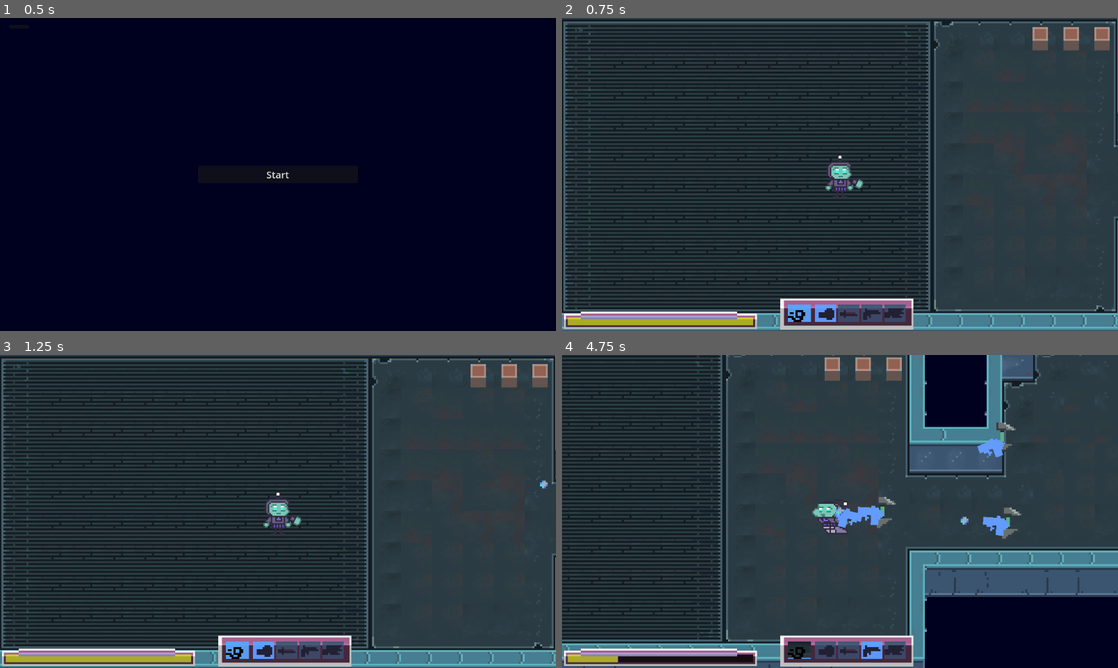
Above: before the commit, frames 1-4 (two rows, left to right).
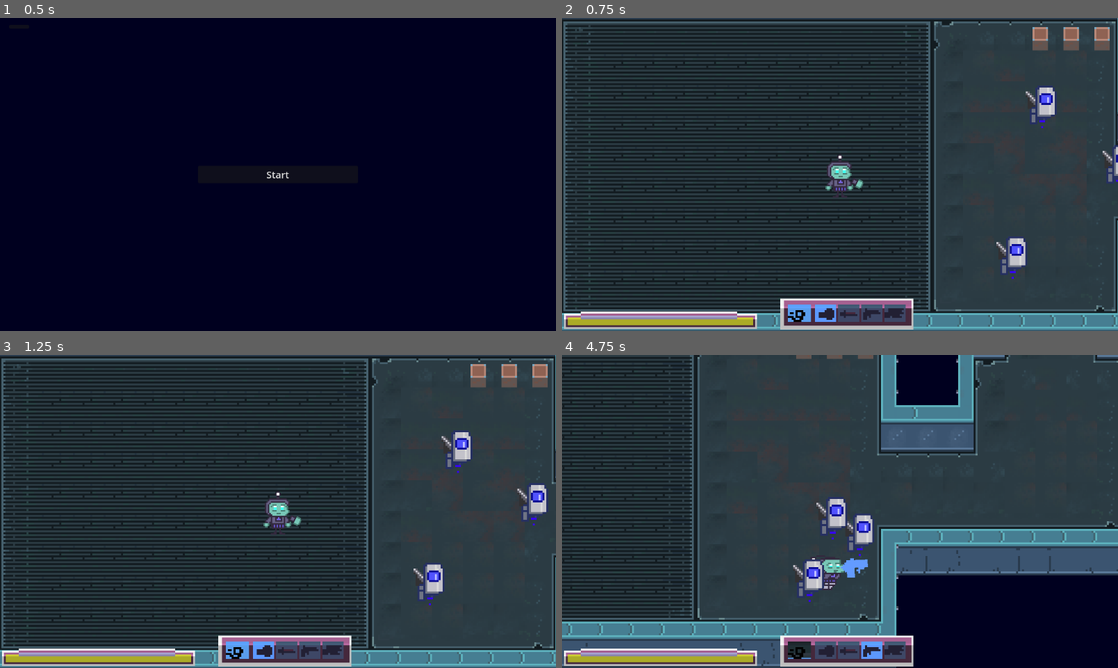
Above: after the commit, the same moments.

Repository: lowmoya/NexusEscape
Game: Godot game, scene res://mainmenu.tscn
The game is run twice, just before and just after one commit, with the same random seed, the same clock (stepped at 60 frames per second) and the same inputs.
Inputs (mouse positions are in pixels of both pictures, inside the frame that each line leads up to):
- Up to frame 1 (0.5 s): no input
- Up to frame 2 (0.75 s): click "Start" at 0.5 s
- Up to frame 3 (1.25 s): no input
- Up to frame 4 (4.75 s): move the mouse to (962, 495) at 1.27 s; hold D (move_right) 1.28-2.03 s; tap Space (dash) at 1.35, 2.3, 2.85, 3.8, 4.55 s; move the mouse to (728, 527) at 2.02 s; hold S (move_down) 2.03-2.78 s; click (728, 527) at 2.1 s; move the mouse to (895, 442) at 2.77 s; hold D (move_right) 2.78-3.53 s; move the mouse to (812, 574) at 3.52 s; hold W (move_up) 3.53-4.28 s; tap 4 (select_four) at 3.6 s; move the mouse to (1006, 558) at 4.27 s; hold A (move_left) from 4.28 s (still down); tap Mouse wheel down (select_left) at 4.35 s

Frame 1 is identical in both runs. In frame 2, 1.2% of the frame differs, in the area x 78-100%, y 21-84%; in frame 3, 1.5%; in frame 4, 43%, in the area x 0-100%, y 0-100%.

Commit message:
Basics of sword enemy

Diff:
--- /dev/null
+++ b/Entities/swordenemy.gd
@@ -0,0 +1,93 @@
+extends Entity
+
+
+
+# ################################################## #
+# Variables                                          #
+# vvvvvvvvvvvvvvvvvvvvvvvvvvvvvvvvvvvvvvvvvvvvvvvvvv #
+
+@export var acceleration = 10
+@export var speed = 100
+@export var attack_delay = .5
+
+var n_held = null
+var n_weapon = null
+var n_player = null
+
+# Dashing variables
+enum DashStates { BUILDING = 0, MOVING, RECHARGING };
+var dash_durations =  [ 1000., 200., 2000. ]
+var dash_state = DashStates.RECHARGING
+var dash_frame = Time.get_ticks_msec() + 1000
+var dash_distance_threshold = 300 ** 2
+var dash_strength = 2020
+var dash_scale = .2
+var normal_scaling = Vector2(scale.x, scale.y)
+
+var current_attack_delay = 0
+
+
+
+# ################################################## #
+# Ready / Process Functions                          #
+# vvvvvvvvvvvvvvvvvvvvvvvvvvvvvvvvvvvvvvvvvvvvvvvvvv #
+
+func _ready():
+	# Load node references
+	#n_held = get_node("Held")
+	#n_weapon = n_held.get_node("Gun")
+	n_player = get_tree().current_scene.get_node("Player")
+
+	# Initialize state
+	health = max_health
+	current_attack_delay = attack_delay
+
+
+func _physics_process(delta):
+	var current_time = Time.get_ticks_msec()
+
+	# Handle the dashing
+	var dash_bonus = 0
+	if dash_state == DashStates.MOVING:
+		if dash_frame < current_time:
+			dash_state = DashStates.RECHARGING
+			dash_frame = current_time + dash_durations[DashStates.RECHARGING]
+			scale = normal_scaling
+		else:
+			var unwinding = (dash_frame - current_time) / dash_durations[DashStates.MOVING]
+			scale.x = normal_scaling.x + unwinding * dash_scale
+			scale.y = normal_scaling.y - unwinding * dash_scale
+			dash_bonus = dash_strength
+
+	elif dash_state == DashStates.RECHARGING:
+		if dash_frame < current_time:
+			dash_state = DashStates.BUILDING
+			dash_frame = current_time + dash_durations[DashStates.BUILDING]
+	else:
+		if (global_position.x - n_player.global_position.x) ** 2 + (global_position.y - n_player.global_position.y) ** 2 < dash_distance_threshold:
+			dash_frame = current_time + dash_durations[DashStates.BUILDING]
+			scale = normal_scaling
+		elif dash_frame < current_time:
+			dash_state = DashStates.MOVING
+			dash_frame = current_time + dash_durations[DashStates.MOVING]
+		else:
+			var winding = 1 - (dash_frame - current_time) / dash_durations[DashStates.BUILDING]
+			print(winding)
+			scale.x = normal_scaling.x + winding * dash_scale
+			scale.y = normal_scaling.y - winding * dash_scale
+
+	# Adjust velocity and move
+	var move = Vector2(n_player.velocity + n_player.global_position - global_position).normalized()
+	velocity = lerp(velocity, move * (speed + dash_bonus), acceleration * delta)
+	move_and_slide()
+
+	# Adjust held angle for simple predictive aiming
+	#var aim_offset = n_player.global_position - global_position
+	#n_held.rotation = atan(aim_offset.y / aim_offset.x)
+	#n_held.scale.x = -1 if aim_offset.x < 0 else 1
+
+	# Decrement delay, when it hits zero attack and reset it
+	#current_attack_delay -= delta
+	#if current_attack_delay <= 0:
+	#	n_weapon.attack()
+	#	current_attack_delay = attack_delay
--- /dev/null
+++ b/Entities/swordenemy.tscn
@@ -0,0 +1,21 @@
+[gd_scene load_steps=4 format=3 uid="uid://f5ctu31jc4d5"]
+
+[ext_resource type="Texture2D" uid="uid://o5h2ntq3xays" path="res://Resources/Entities/enemy swordbot spritesheet.png" id="1_4f4su"]
+[ext_resource type="Script" path="res://Entities/swordenemy.gd" id="1_23vd6"]
+
+[sub_resource type="CapsuleShape2D" id="CapsuleShape2D_dyfhr"]
+radius = 27.0
+height = 82.0
+
+[node name="SwordEnemy" type="CharacterBody2D"]
+script = ExtResource("1_23vd6")
+
+[node name="Spritesheet" type="Sprite2D" parent="."]
+scale = Vector2(4, 4)
+texture = ExtResource("1_4f4su")
+hframes = 29
+vframes = 6
+
+[node name="CollisionShape2D" type="CollisionShape2D" parent="."]
+position = Vector2(14, -1)
+shape = SubResource("CapsuleShape2D_dyfhr")
--- a/Levels/level1.tscn
+++ b/Levels/level1.tscn
@@ -5,8 +5,8 @@
 [ext_resource type="PackedScene" uid="uid://buw3yh7u0iwka" path="res://UI/playing_ui.tscn" id="5_5ie6x"]
 [ext_resource type="Texture2D" uid="uid://dyg22jnayv0be" path="res://Resources/Entities/mc spritesheet.png" id="6_cmxni"]
 [ext_resource type="Script" path="res://enemycontroller.gd" id="6_ydln0"]
-[ext_resource type="PackedScene" uid="uid://dtw8rx3wobgvw" path="res://Entities/enemy.tscn" id="7_2clcv"]
 [ext_resource type="AnimationLibrary" uid="uid://dqumgq2eub2nm" path="res://Resources/Entities/mc animations.res" id="7_hsgvp"]
+[ext_resource type="PackedScene" uid="uid://f5ctu31jc4d5" path="res://Entities/swordenemy.tscn" id="7_vs78x"]
 
 [sub_resource type="TileMapPattern" id="TileMapPattern_nq5lf"]
 tile_data = PackedInt32Array(0, 131072, 1, 65536, 131072, 1, 131072, 131072, 1, 1, 0, 4, 65537, 0, 4, 131073, 0, 4, 2, 65536, 8, 65538, 65536, 8, 131074, 65536, 4, 3, 65536, 8, 65539, 65536, 8, 131075, 65536, 9)
@@ -477,15 +477,6 @@
 [node name="EnemyController" type="Node" parent="."]
 script = ExtResource("6_ydln0")
 
-[node name="Enemy" parent="EnemyController" instance=ExtResource("7_2clcv")]
-position = Vector2(1002, -161)
-
-[node name="Enemy2" parent="EnemyController" instance=ExtResource("7_2clcv")]
-position = Vector2(882, -181)
-
-[node name="Enemy3" parent="EnemyController" instance=ExtResource("7_2clcv")]
-position = Vector2(811, -94)
-
 [node name="PlayingUI" parent="." instance=ExtResource("5_5ie6x")]
 
 [node name="PlayerCharacter" type="Sprite2D" parent="."]
@@ -500,3 +491,12 @@
 libraries = {
 "": ExtResource("7_hsgvp")
 }
+
+[node name="SwordEnemy" parent="." instance=ExtResource("7_vs78x")]
+position = Vector2(577, -17)
+
+[node name="SwordEnemy2" parent="." instance=ExtResource("7_vs78x")]
+position = Vector2(417, -143)
+
+[node name="SwordEnemy3" parent="." instance=ExtResource("7_vs78x")]
+position = Vector2(356, 176)
